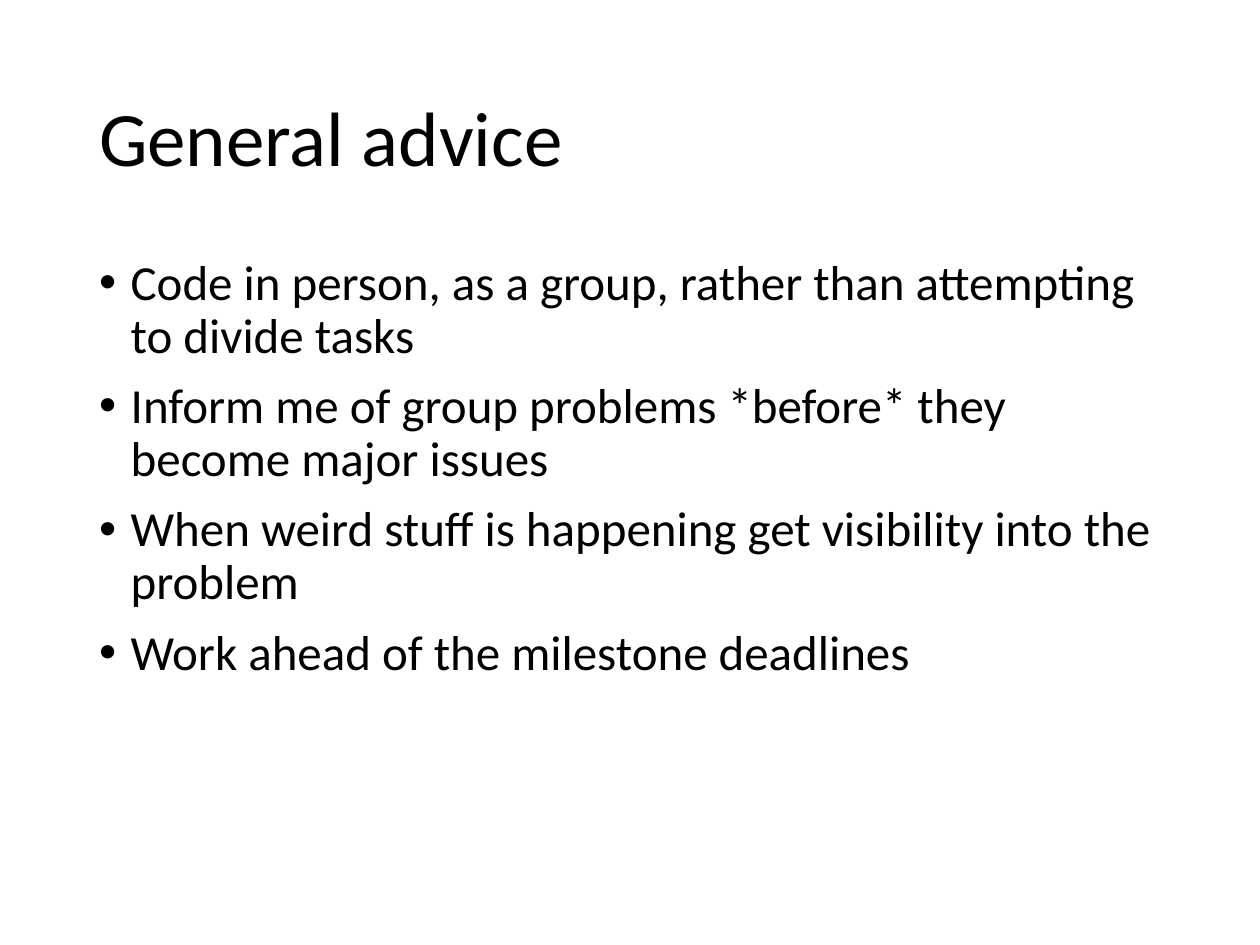
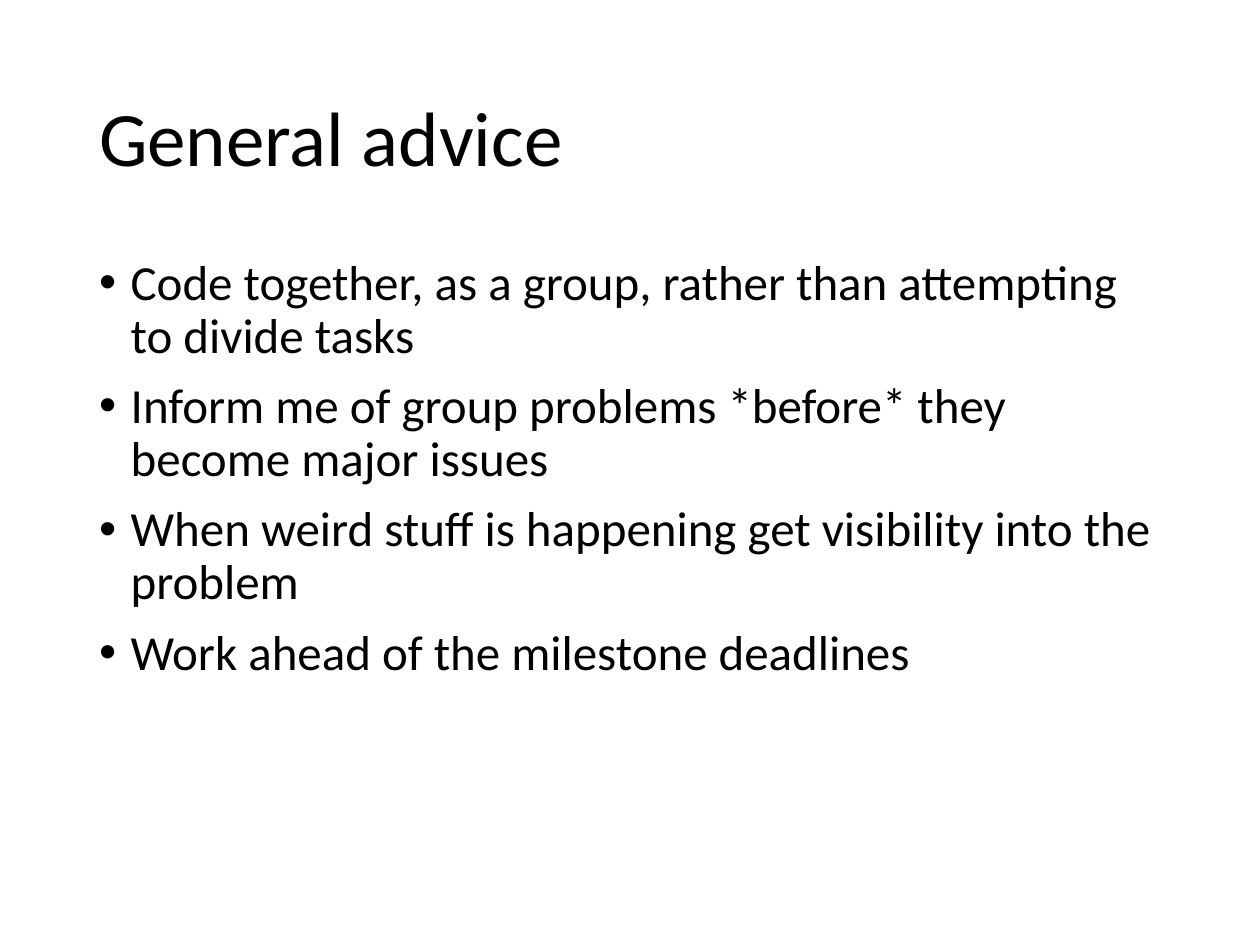
Before and after one commit to RHIT-CSSE/csse332, a slide deck: slide 11 of ClassMaterials/ProjectKickoff/ProjectKickoff.pptx (slide 10 before the commit). Drawn at 1260x945 pixels with LibreOffice and Linux fonts; fonts in the diff are those of the drawing. Boxes give left, top, right and bottom in pixels: in the first picture for what was removed or moved away, otherwise in the second. Text is boxed around its words. In the diff, an @@ line names an element or a change of style, - is before the commit and + after.

```diff
--- a/ClassMaterials/ProjectKickoff/ProjectKickoff.pptx
+++ b/ClassMaterials/ProjectKickoff/ProjectKickoff.pptx
@@ text at box(131, 266, 1116, 354): text changed @@
-• Code in person, as a group, rather than attempting to divide tasks
+• Code together, as a group, rather than attempting to divide tasks
```
Also in this commit, not shown: 3 other slides changed, 2 slides added, 7 slides removed, 1 other file.
